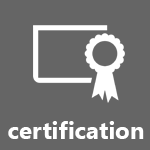
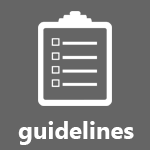
Comparing the layer stacks of the two 150 x 150 images. Changes:
added layer "Layer 7" above "certificate" over [38, 11, 112, 106]
renamed "Layer 7" to "certificate", hid it over [33, 25, 125, 103]
painted on "<html> copy" over [8, 121, 144, 145]
